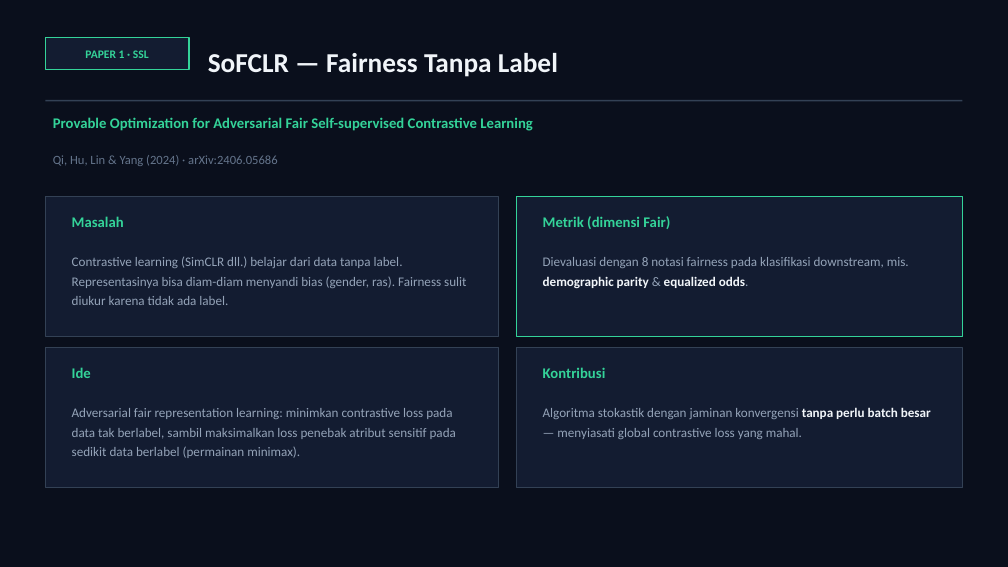
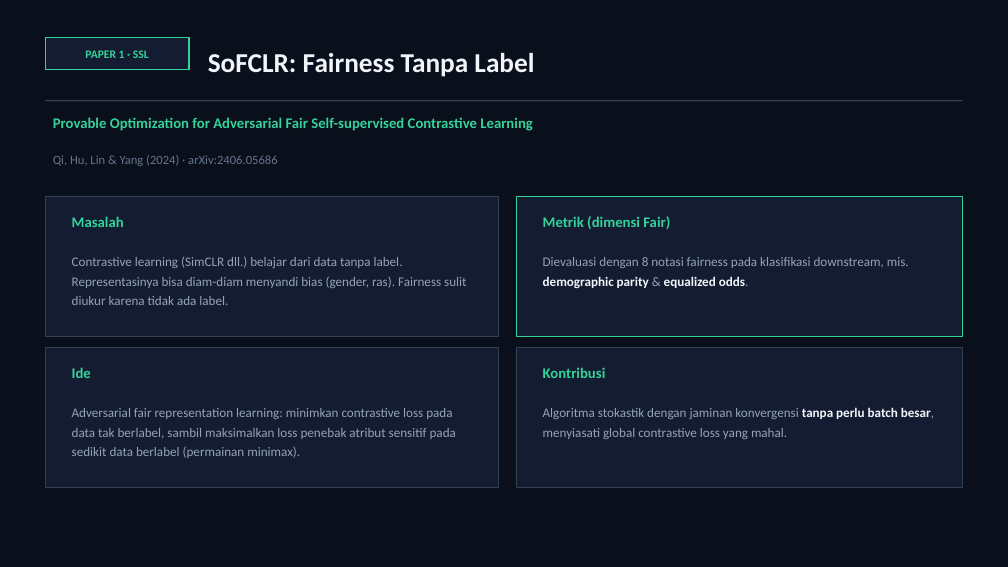
Before and after one commit to awangga/awangga.github.io, a slide deck: slide 4 of safe/metrics/SAFE-AI-Metrics.pptx. Drawn at 1008x567 pixels with LibreOffice and Linux fonts; fonts in the diff are those of the drawing. Boxes give left, top, right and bottom in pixels: in the first picture for what was removed or moved away, otherwise in the second. Text is boxed around its words. In the diff, an @@ line names an element or a change of style, - is before the commit and + after.

```diff
--- a/safe/metrics/SAFE-AI-Metrics.pptx
+++ b/safe/metrics/SAFE-AI-Metrics.pptx
@@ text at [208, 53, 534, 77]: text changed @@
-SoFCLR — Fairness Tanpa Label
+SoFCLR: Fairness Tanpa Label
@@ text at [543, 407, 934, 439]: text changed @@
-Algoritma stokastik dengan jaminan konvergensi tanpa perlu batch besar — menyiasati global contrastive loss yang mahal.
+Algoritma stokastik dengan jaminan konvergensi tanpa perlu batch besar, menyiasati global contrastive loss yang mahal.
```
Also in this commit, not shown: 7 other slides changed, 1 other file.
